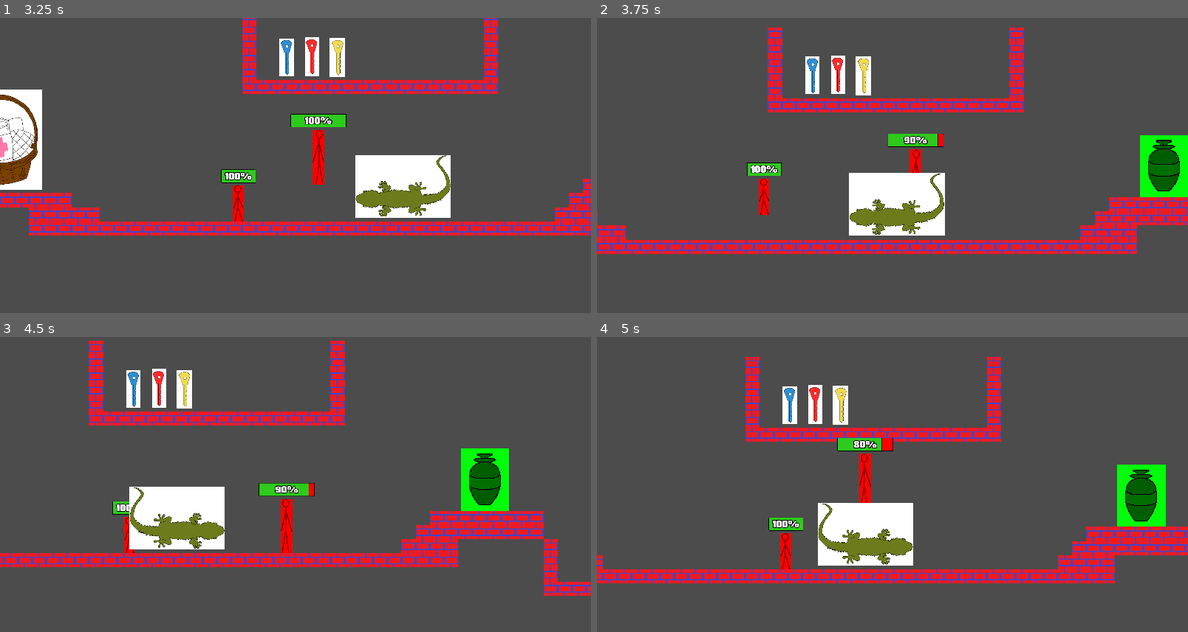
Above: before the commit, frames 1-4 (two rows, left to right).
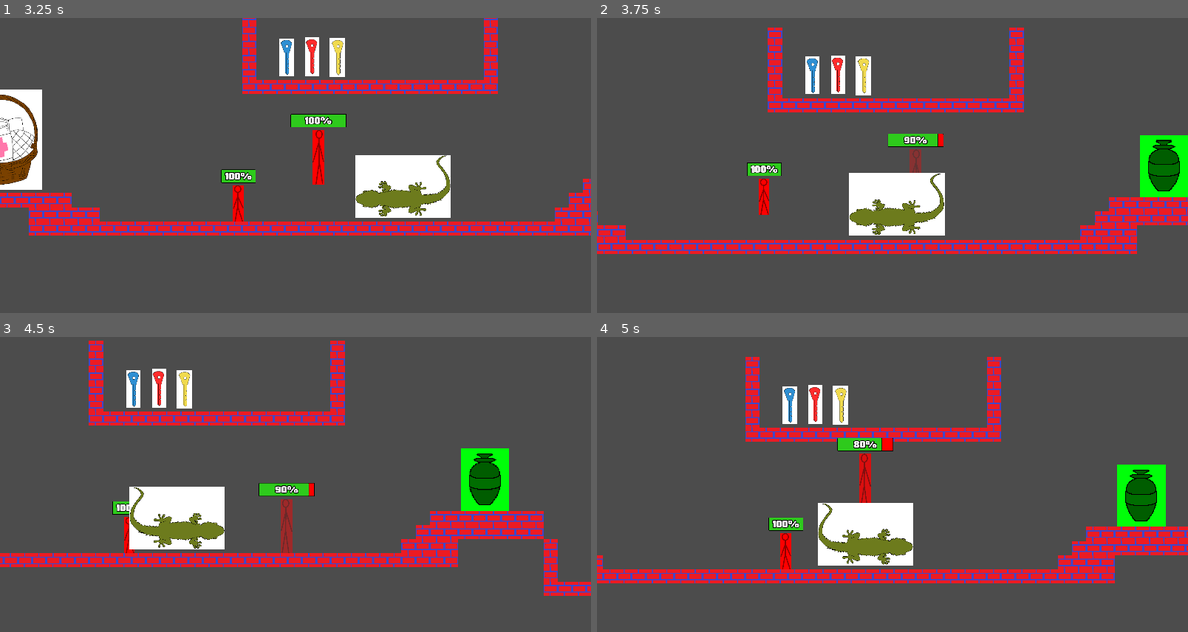
Above: after the commit, the same moments.

Repository: EyeBallTank/PROJECT-NORTUBEL-main-ish
Game: Godot game, scene res://src/levels/LevelTemplate3.tscn
The game is run twice, just before and just after one commit, with the same random seed, the same clock (stepped at 60 frames per second) and the same inputs. This scene is started directly instead of the project's main scene.
Inputs:
- Up to frame 1 (3.25 s): hold F (followme) 0.53-1.28 s; hold Right (right) 0.53-2.03 s; tap Up (jumpup) at 0.77, 1.52, 3.02 s; tap S (standstill) at 1.35, 2.85 s; hold Left (left) 2.03-2.78 s; hold F (followme) 2.03-2.78 s; hold Right (right) from 2.78 s (still down)
- Up to frame 2 (3.75 s): keep holding Right (right); hold F (followme) from 3.53 s (still down)
- Up to frame 3 (4.5 s): tap Up (jumpup) at 3.77 s; release Right (right) at 4.28 s; release F (followme) at 4.28 s; hold Left (left) from 4.28 s (still down); tap S (standstill) at 4.35 s
- Up to frame 4 (5 s): keep holding Left (left); tap Up (jumpup) at 4.52 s

Frame 1 is identical in both runs. In frame 2, 0.2% of the frame differs, in the area x 52-55%, y 44-53%; in frame 3, 0.4%, in the area x 47-50%, y 55-74%; in frame 4, 0.3%.

Commit message:
Got a working player hurt animation

Diff:
--- a/src/play_actors/PlayerCopy.gd
+++ b/src/play_actors/PlayerCopy.gd
@@ -158,6 +158,7 @@
 func get_hurt():
 	health -= 10
 	velocity.y -= 500
+	$AnimationPlayer.play("playerhurt")
 
 func die():
 	get_tree().reload_current_scene()
--- a/src/play_actors/PlayerCopy.tscn
+++ b/src/play_actors/PlayerCopy.tscn
@@ -6,6 +6,37 @@
 
 [sub_resource type="RectangleShape2D" id=1]
 extents = Vector2( 25.5, 122 )
+
+[sub_resource type="Animation" id=2]
+length = 0.001
+tracks/0/type = "value"
+tracks/0/path = NodePath("Sprite:modulate")
+tracks/0/interp = 1
+tracks/0/loop_wrap = true
+tracks/0/imported = false
+tracks/0/enabled = true
+tracks/0/keys = {
+"times": PoolRealArray( 0 ),
+"transitions": PoolRealArray( 1 ),
+"update": 0,
+"values": [ Color( 1, 0, 0, 1 ) ]
+}
+
+[sub_resource type="Animation" id=3]
+resource_name = "playerhurt"
+length = 1.6
+tracks/0/type = "value"
+tracks/0/path = NodePath("Sprite:modulate")
+tracks/0/interp = 1
+tracks/0/loop_wrap = true
+tracks/0/imported = false
+tracks/0/enabled = true
+tracks/0/keys = {
+"times": PoolRealArray( 0, 0.4, 0.8, 1.2, 1.6 ),
+"transitions": PoolRealArray( 1, 1, 1, 1, 1 ),
+"update": 0,
+"values": [ Color( 1, 0, 0, 1 ), Color( 1, 0, 0, 0 ), Color( 1, 0, 0, 1 ), Color( 1, 0, 0, 0 ), Color( 1, 0, 0, 1 ) ]
+}
 
 [node name="Player" type="KinematicBody2D" groups=["protagonists"]]
 collision_mask = 260
@@ -33,3 +64,5 @@
 margin_bottom = -258.0
 
 [node name="AnimationPlayer" type="AnimationPlayer" parent="."]
+anims/RESET = SubResource( 2 )
+anims/playerhurt = SubResource( 3 )
Not shown: 1 places in src/play_actors/PlayerCopy.tscn that only renumber resources
